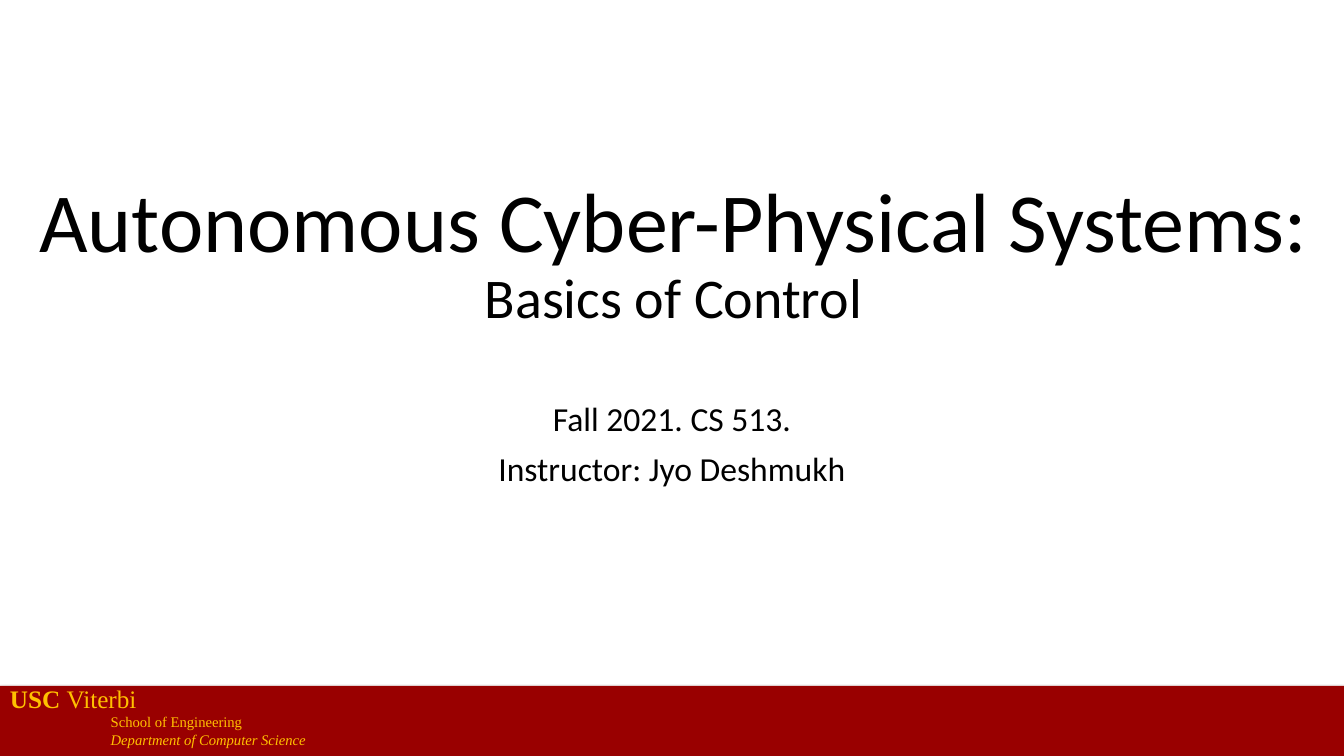
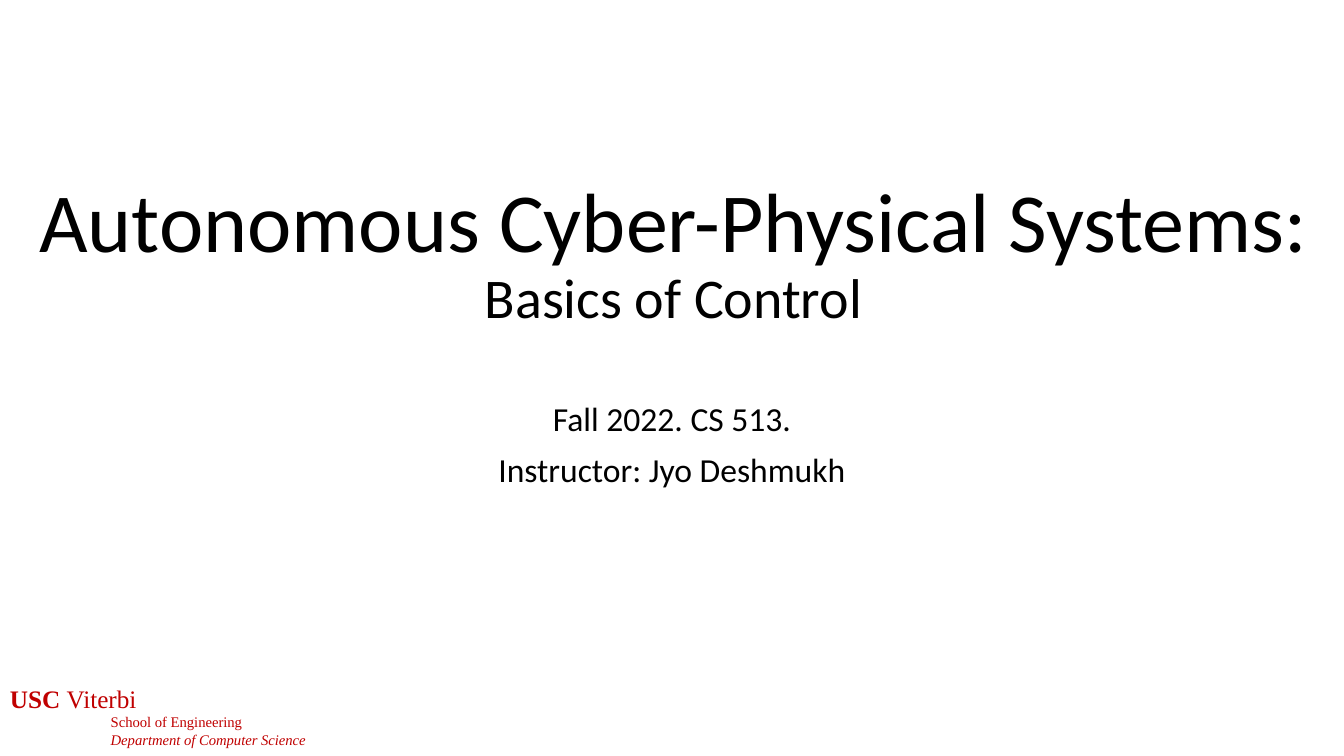
Before and after one commit to jdeshmukh/jdeshmukh.github.io, a slide deck: slide 1 of teaching/cs513slides/lecture5-Control.pptx. Drawn at 1344x756 pixels with LibreOffice and Linux fonts; fonts in the diff are those of the drawing. Boxes give left, top, right and bottom in pixels: in the first picture for what was removed or moved away, otherwise in the second. Text is boxed around its words. In the diff, an @@ line names an element or a change of style, - is before the commit and + after.

```diff
--- a/teaching/cs513slides/lecture5-Control.pptx
+++ b/teaching/cs513slides/lecture5-Control.pptx
@@ subtitle at [553,407,790,432]: text changed @@
-Fall 2021. CS 513.
+Fall 2022. CS 513.
@@ text "USC Viterbi" at [10,690,306,748]: text colour #FFC000 to #C00000 @@
@@ rectangle removed at [0,687,1344,756] @@
```
Also in this commit, not shown: 70 other slides changed, 1 other file.
